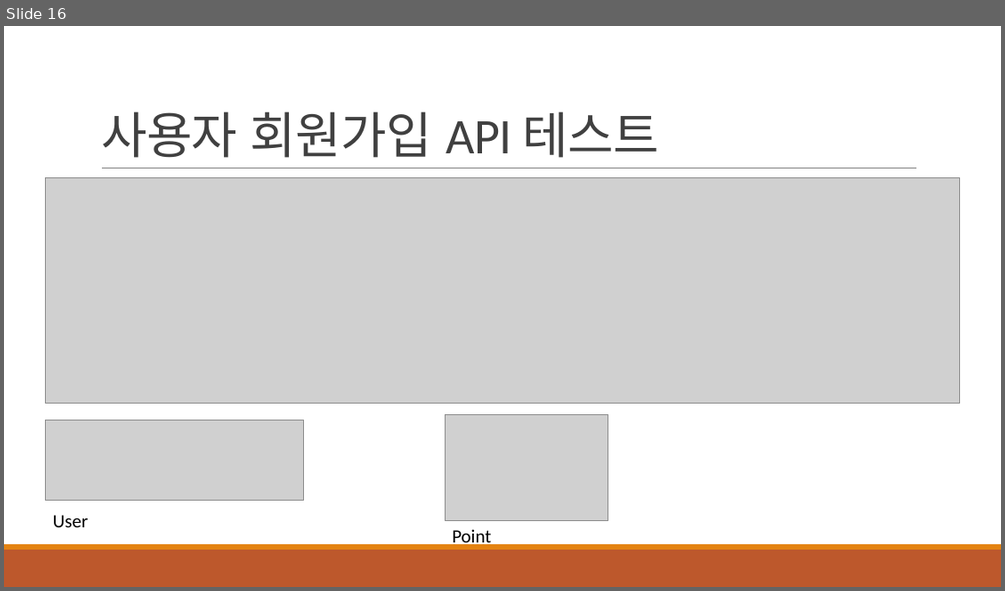
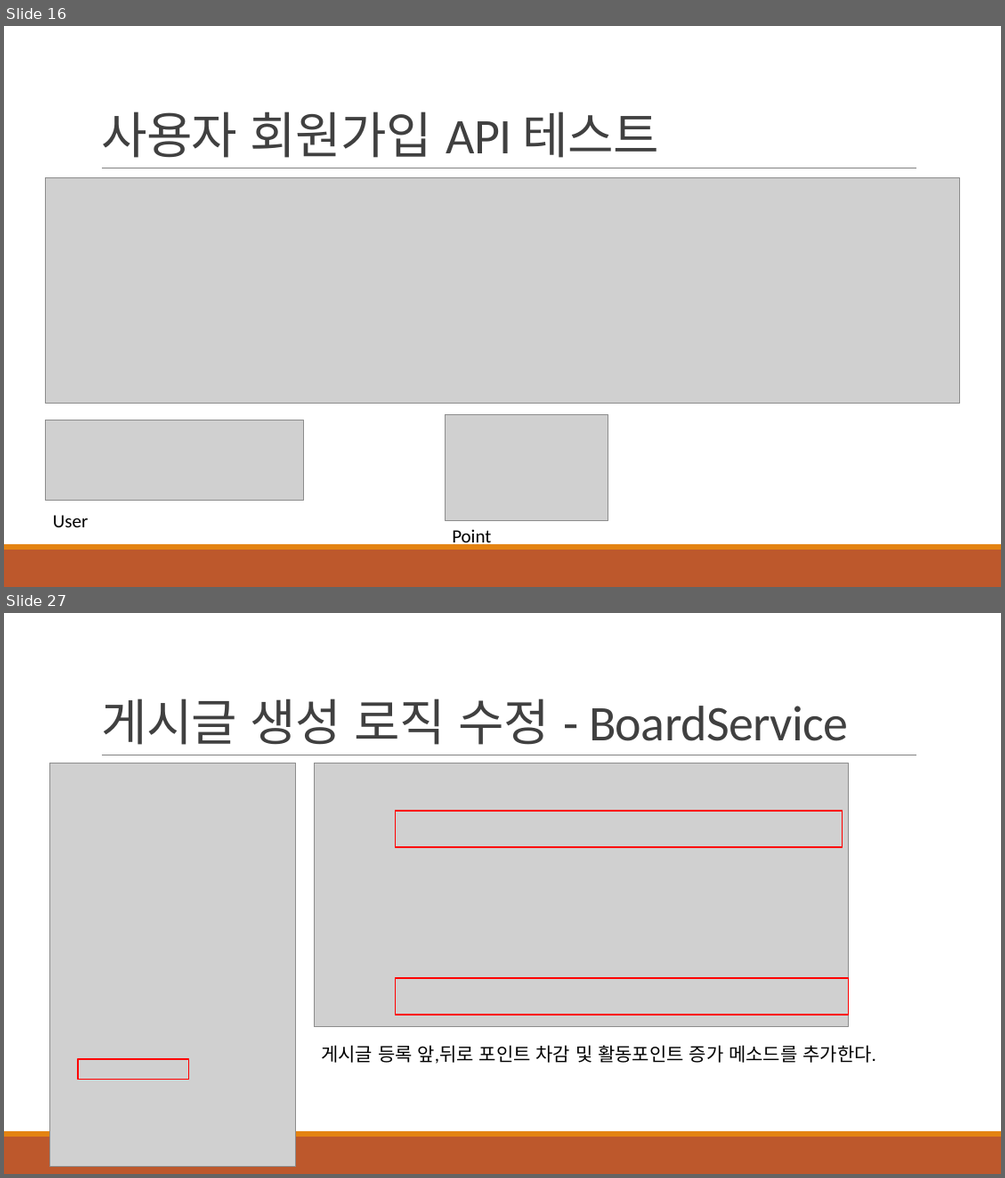
Before and after one commit to khb3025/study-msa, a slide deck: msa-ppt/3. 데이터 쓰기 API 구현.pptx. Shown one above the other, each under a label of ours: slide 16 before the commit, slides 16 and 27 after it; the slides between them are not shown. The pictures are 1005x591 and 1005x1178 pixels, drawn with LibreOffice and Linux fonts; fonts in the diff are those of the drawing; grey boxes stand for pictures. Boxes give left, top, right and bottom in pixels: in the first picture for what was removed or moved away, otherwise in the second. Text is boxed around its words. In the diff, an @@ line names an element or a change of style, - is before the commit and + after.

Commit message:
feat : 게시글 등록 시 동작 재정의
1. 게시글 등록 요청
2. 포인트 차감
3. 게시글 저장
4. 활동포인트 증가

```diff
--- a/msa-ppt/3. 데이터 쓰기 API 구현.pptx
+++ b/msa-ppt/3. 데이터 쓰기 API 구현.pptx
@@ slide 27 added at <box>4,613,1001,1174</box>, background #FFFFFF; not listed: 3 template elements that a slide beside it also shows @@
@@ title added at <box>101,698,849,745</box>, 48 pt, text #404040 @@
+게시글 생성 로직 수정 - BoardService
@@ picture added at <box>49,763,296,1167</box> @@
@@ picture added at <box>314,763,849,1027</box> @@
@@ rectangle added at <box>395,811,842,847</box>, outline #FF0000 1.25 pt @@
@@ rectangle added at <box>395,978,849,1014</box>, outline #FF0000 1.25 pt @@
@@ rectangle added at <box>78,1060,189,1078</box>, outline #FF0000 1.25 pt @@
@@ text added at <box>321,1045,876,1063</box>, 18 pt, text #000000 @@
+게시글 등록 앞,뒤로 포인트 차감 및 활동포인트 증가 메소드를 추가한다.
```
Also in this commit, not shown: 1 slide changed, 11 other slides added, 8 other files.
